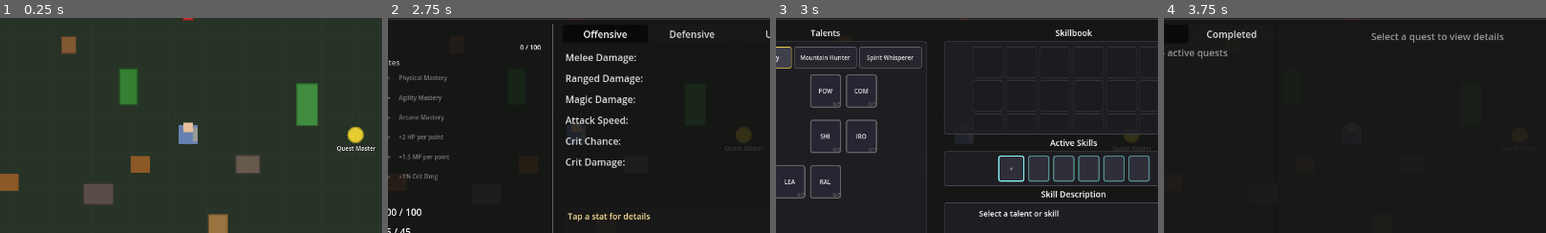
Above: before the commit, frames 1-4 (left to right).
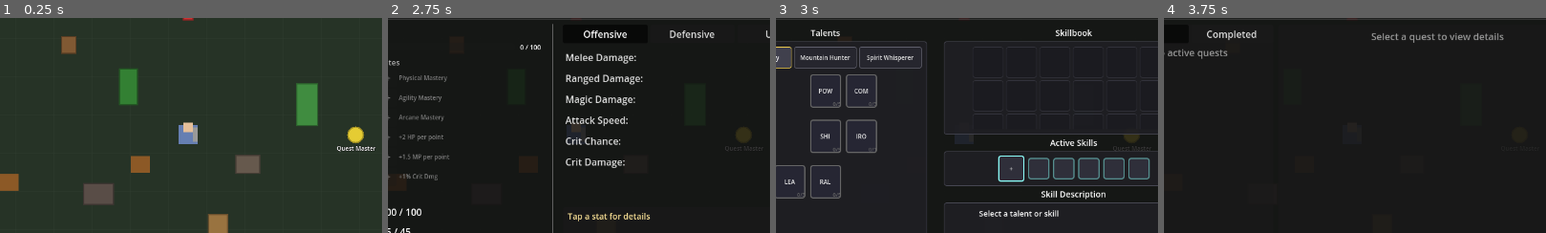
Above: after the commit, the same moments.

Repository: MatousHruska/MobileTestia
Game: Godot game, scene res://scenes/world/test_zone.tscn
Two runs of this game, one before a commit and one after it. Both use one fixed random seed, a clock stepped at 60 frames per second and the inputs below.
Inputs:
- Up to frame 1 (0.25 s): no input
- Up to frame 2 (2.75 s): click "☰" at 0.5 s; click "Inventory" at 1.25 s; click "Stats" at 2 s
- Up to frame 3 (3 s): click "Skills" at 2.75 s
- Up to frame 4 (3.75 s): click "Quests" at 3.5 s
The pictures show only the part of the screen within x 25-75%, y 23-73%; the shares and areas given below are measured in that part.

Frames 1-2 are identical in both runs. In frame 3, 1.0% of the frame differs, in the area x 66-98%, y 64-77%; in frame 4, nothing differs.

Commit message:
Fix Active Skills slots to be truly square by preventing vertical stretch

Diff:
--- a/scripts/ui/menu/skills_panel.gd
+++ b/scripts/ui/menu/skills_panel.gd
@@ -429,7 +429,7 @@
 	_right_panel.add_child(label)
 
 	_bind_panel = PanelContainer.new()
-	_bind_panel.custom_minimum_size = Vector2(0, 54)
+	_bind_panel.custom_minimum_size = Vector2(0, 58)
 	_right_panel.add_child(_bind_panel)
 
 	# Style with border
@@ -468,6 +468,8 @@
 	var size := 44 if is_main else 36
 	var slot := Button.new()
 	slot.custom_minimum_size = Vector2(size, size)
+	# Prevent HBoxContainer from stretching the button vertically
+	slot.size_flags_vertical = Control.SIZE_SHRINK_CENTER
 	slot.add_theme_font_size_override("font_size", 10)
 	slot.set_meta("slot_index", index)
 	slot.set_meta("is_main", is_main)
